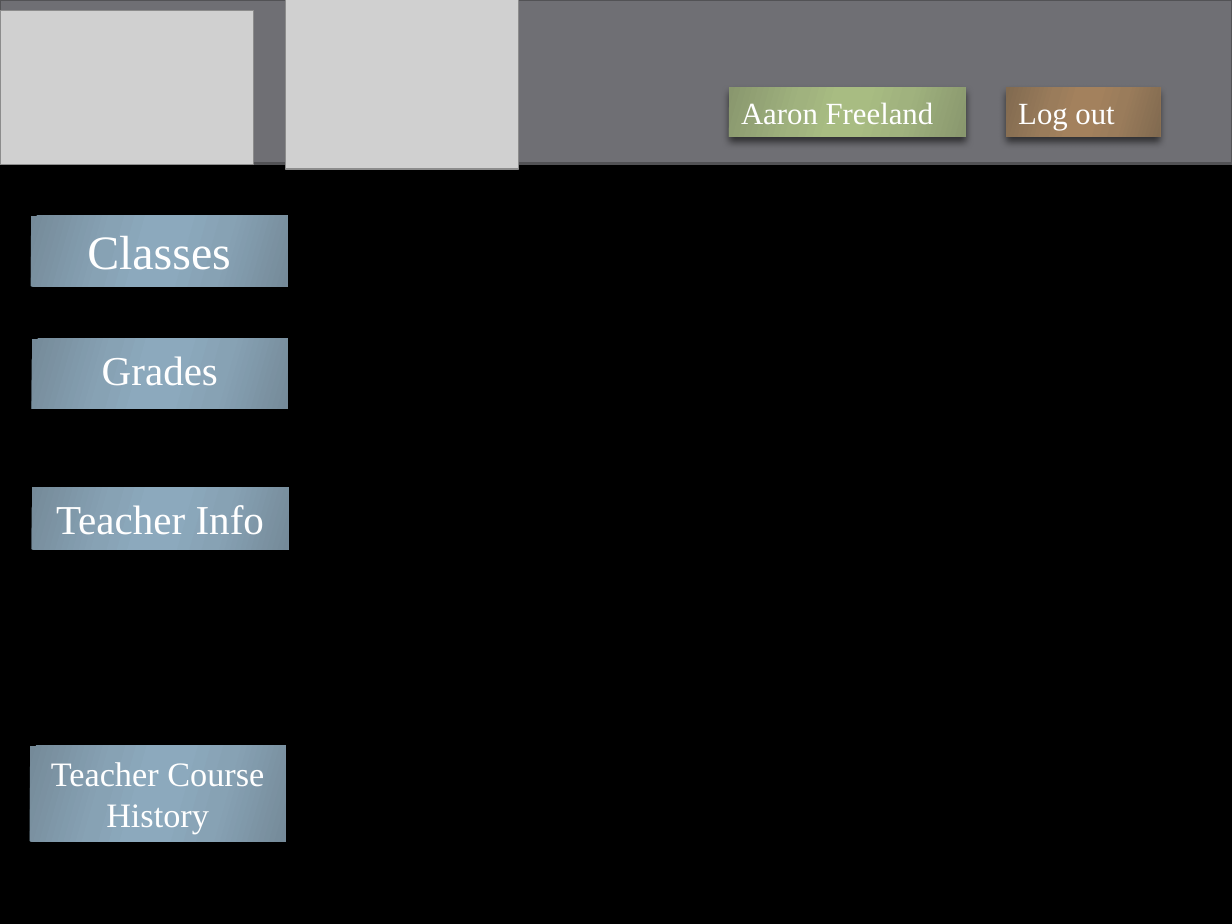
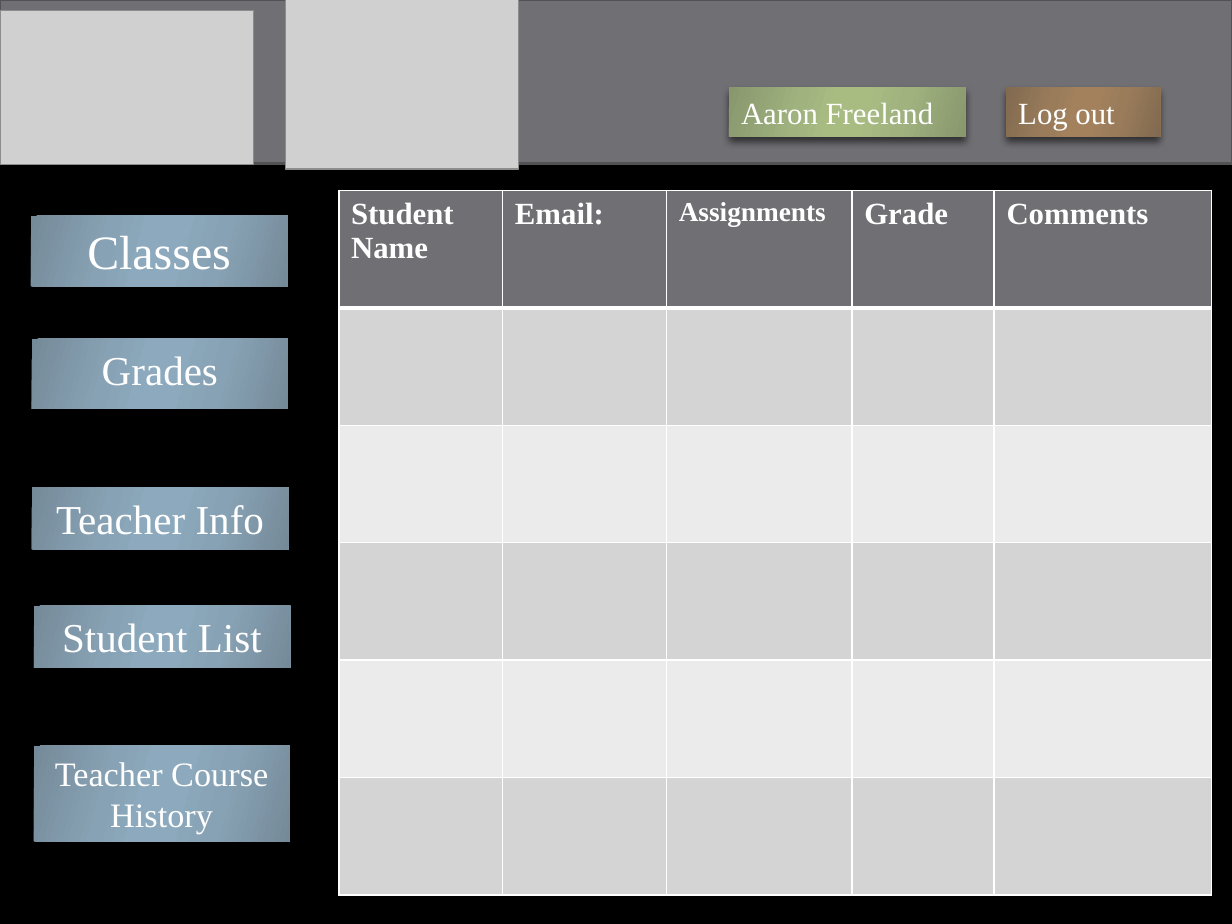
Before and after one commit to WVUP/Spring-2015, a slide deck: slide 4 of Assignments/Gradebook App PowerPont/Austin Brand/Javascript_Gradebook_Storyboard.pptx. Drawn at 1232x924 pixels with LibreOffice and Linux fonts; fonts in the diff are those of the drawing; grey boxes stand for pictures; background and template pictures are left out. Boxes give left, top, right and bottom in pixels: in the first picture for what was removed or moved away, otherwise in the second. Text is boxed around its words. In the diff, an @@ line names an element or a change of style, - is before the commit and + after.

Commit message:
Grades page being worked on

```diff
--- a/Assignments/Gradebook App PowerPont/Austin Brand/Javascript_Gradebook_Storyboard.pptx
+++ b/Assignments/Gradebook App PowerPont/Austin Brand/Javascript_Gradebook_Storyboard.pptx
@@ table added at [339, 191, 1211, 896], 6 rows, 5 columns @@
+Student Name | Email: | Assignments | Grade | Comments
+ |  |  |  | 
+ |  |  |  | 
+ |  |  |  | 
+ |  |  |  | 
+ |  |  |  | 
@@ rectangle added at [33, 606, 290, 668], fill gradient #768B99 to #88A2B4 to #8DAABE, 24 pt, text #FFFFFF @@
+Student List
@@ rectangle "Teacher Course History": place and size @@
-rectangle "Teacher Course History" at [30, 745, 286, 840]
+rectangle "Teacher Course History" at [33, 745, 290, 840]
```
